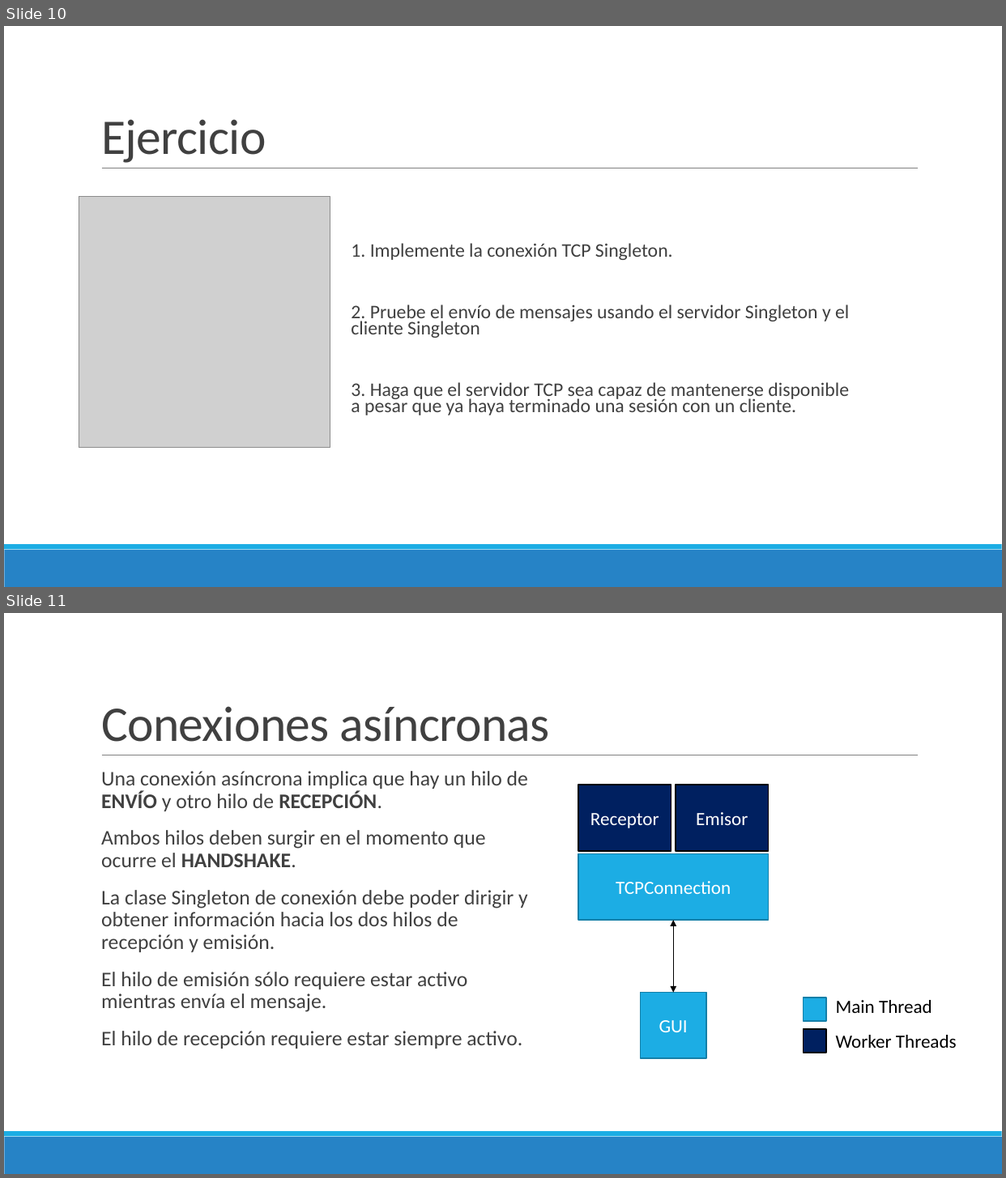
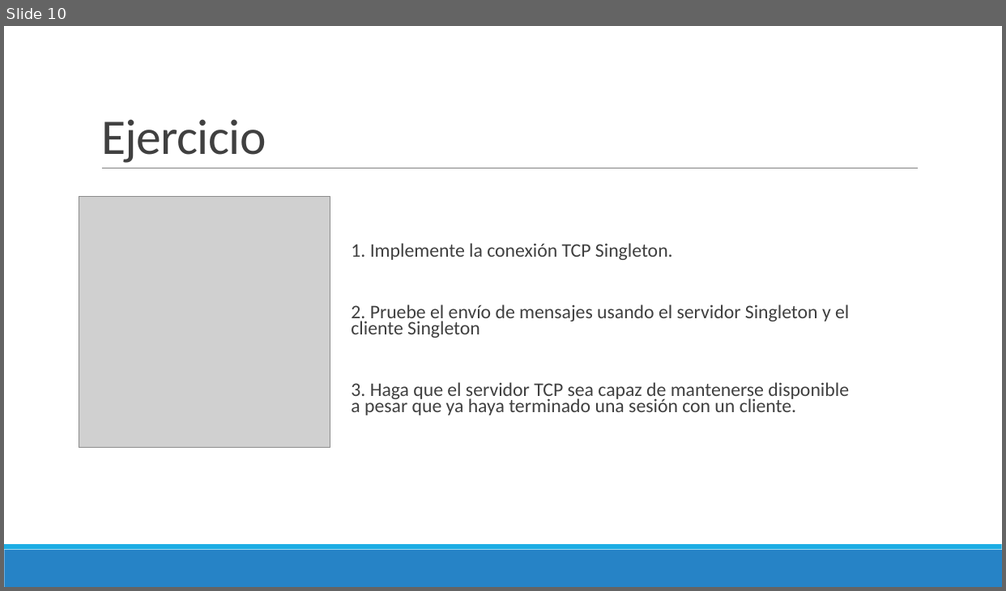
Before and after one commit to Domiciano/ProgramRed192, a slide deck: Clase3/Presentación.pptx. Shown one above the other, each under a label of ours: slides 10 and 11 before the commit, slide 10 after it. The pictures are 1006x1178 and 1006x591 pixels, drawn with LibreOffice and Linux fonts; fonts in the diff are those of the drawing; grey boxes stand for pictures. Boxes give left, top, right and bottom in pixels: in the first picture for what was removed or moved away, otherwise in the second. Text is boxed around its words. In the diff, an @@ line names an element or a change of style, - is before the commit and + after.

```diff
--- a/Clase3/Presentación.pptx
+++ b/Clase3/Presentación.pptx
@@ slide 11 removed at <box>4,613,1002,1174</box>, background #FFFFFF; not listed: 3 template elements that a slide beside it also shows @@
@@ title removed at <box>101,706,550,742</box> @@
-Conexiones asíncronas
@@ text removed at <box>101,771,528,1049</box> @@
-  Una conexión asíncrona implica que hay un hilo de ENVÍO y otro hilo de RECEPCIÓN.
-  Ambos hilos deben surgir en el momento que ocurre el HANDSHAKE.
-  La clase Singleton de conexión debe poder dirigir y obtener información hacia los dos hilos de recepción y emisión.
-  El hilo de emisión sólo requiere estar activo mientras envía el mensaje.
-  El hilo de recepción requiere estar siempre activo.
@@ rectangle removed at <box>578,786,671,851</box> @@
-Receptor
@@ rectangle removed at <box>675,786,769,851</box> @@
-Emisor
@@ rectangle removed at <box>578,854,769,920</box> @@
-TCPConnection
@@ double arrow removed from (673, 993) to (673, 920) @@
@@ rectangle removed at <box>641,993,706,1059</box> @@
-GUI
@@ rectangle removed at <box>803,998,827,1021</box> @@
@@ text removed at <box>836,1000,932,1013</box> @@
-Main Thread
@@ rectangle removed at <box>803,1029,827,1053</box> @@
@@ text removed at <box>836,1035,957,1048</box> @@
-Worker Threads
```
Also in this commit, not shown: 1 slide added, 1 other slide removed, 10 other files.
